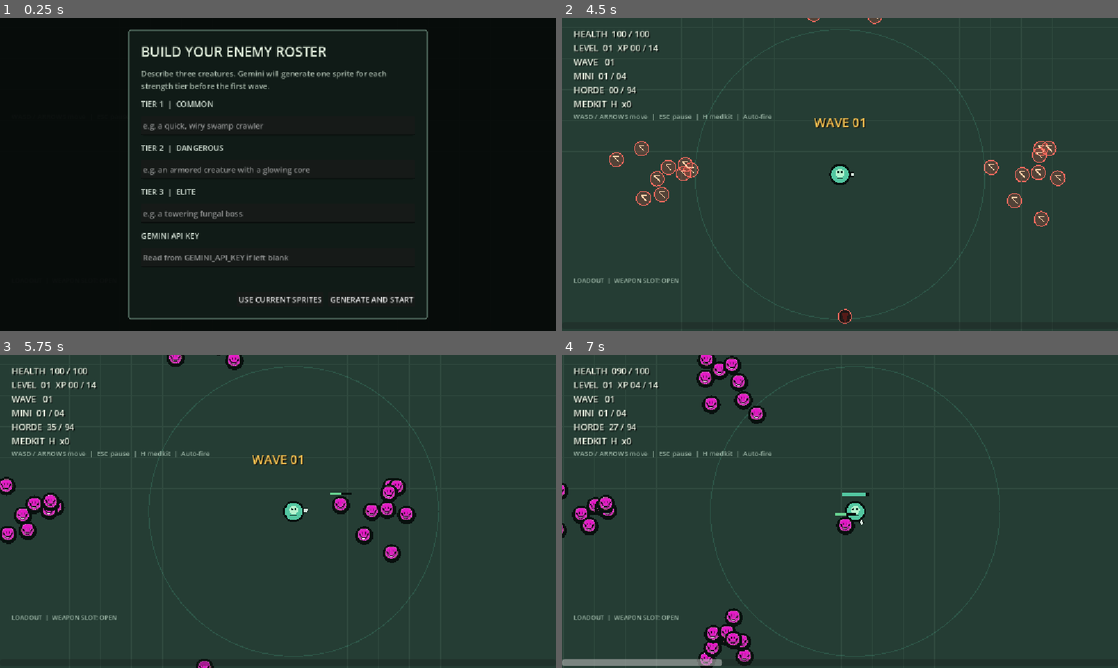
Above: before the commit, frames 1-4 (two rows, left to right).
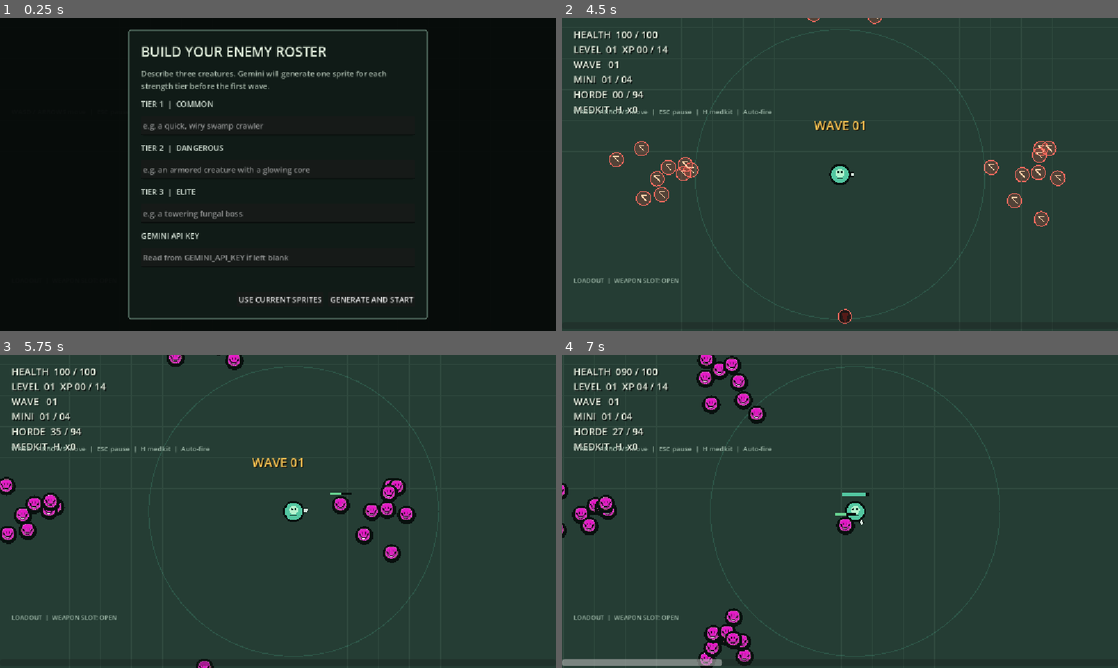
Above: after the commit, the same moments.

Repository: aaaaronn/Tiger-Games
Game: Godot game, scene res://Scenes/main_scene.tscn
Same seed, same stepped clock (60 frames per second), same inputs: the game is played once before the commit and once after it.
Inputs (mouse positions are in pixels of both pictures, inside the frame that each line leads up to):
- Up to frame 1 (0.25 s): no input
- Up to frame 2 (4.5 s): click (840, 124) at 0.52 s; type "12" at 0.6 s; click (840, 168) at 0.75 s; type "12" at 0.83 s; click (840, 212) at 0.98 s; type "12" at 1.07 s; click (840, 259) at 1.27 s; type "12" at 1.35 s; click "GENERATE AND START" at 2 s; click "GENERATE AND START" at 2.75 s; click "GENERATE AND START" at 3.5 s; click "USE CURRENT SPRITES" at 4.25 s
- Up to frame 3 (5.75 s): tap Enter at 5 s; move the mouse to (400, 495) at 5.02 s; hold D (move_right) from 5.03 s (still down); tap H (use_medkit) at 5.1 s; click (400, 495) at 5.17 s
- Up to frame 4 (7 s): release D (move_right) at 5.75 s; drag from (728, 527) to (856, 511) at 5.77 s; move the mouse to (895, 442) at 6.52 s; hold D (move_right) from 6.53 s (still down); tap H (use_medkit) at 6.6 s

The runs differ from the first frame. In frame 2, 2.1% of the frame differs, in the area x 2-55%, y 4-36%; in frame 3, 2.1%; in frame 4, 1.9%.

Commit message:
defrgtfhj

Diff:
--- a/Scenes/main_scene.tscn
+++ b/Scenes/main_scene.tscn
@@ -24,10 +24,10 @@
 [node name="CollisionShape2D" type="CollisionShape2D" parent="Player" unique_id=1092325068]
 shape = SubResource("PlayerShape")
 
-[node name="TargetingArea" type="Area2D" parent="Player" unique_id=890342147]
+[node name="TargetingArea" type="Area2D" parent="Player" unique_id=778669870]
 collision_layer = 0
 
-[node name="CollisionShape2D" type="CollisionShape2D" parent="Player/TargetingArea" unique_id=337229395]
+[node name="CollisionShape2D" type="CollisionShape2D" parent="Player/TargetingArea" unique_id=258784033]
 shape = SubResource("TargetingShape")
 
 [node name="Camera2D" type="Camera2D" parent="Player" unique_id=1595630863]
@@ -36,7 +36,7 @@
 
 [node name="Interface" type="CanvasLayer" parent="." unique_id=291762001]
 
-[node name="SpawnIndicators" type="Control" parent="Interface" unique_id=1398576007]
+[node name="SpawnIndicators" type="Control" parent="Interface" unique_id=1605664302]
 layout_mode = 3
 anchors_preset = 15
 anchor_right = 1.0
@@ -49,23 +49,18 @@
 [node name="Stats" type="Label" parent="Interface" unique_id=202403630]
 offset_left = 24.0
 offset_top = 20.0
-offset_right = 380.0
-offset_bottom = 174.0
 theme_override_colors/font_color = Color(0.93, 0.96, 0.9, 1)
 theme_override_colors/font_shadow_color = Color(0.04, 0.07, 0.06, 0.8)
 theme_override_constants/shadow_offset_x = 2
 theme_override_constants/shadow_offset_y = 2
-theme_override_font_sizes/font_size = 18
+theme_override_font_sizes/font_size = 20
 
 [node name="Hint" type="Label" parent="Interface" unique_id=675743053]
 offset_left = 24.0
-offset_top = 194.0
-offset_right = 440.0
-offset_bottom = 234.0
+offset_top = 184.0
 theme_override_colors/font_color = Color(0.62, 0.72, 0.66, 1)
 theme_override_font_sizes/font_size = 14
 text = "WASD / ARROWS move  |  ESC pause  |  H medkit  |  Auto-fire"
-autowrap_mode = 3
 
 [node name="WaveBanner" type="Label" parent="Interface" unique_id=1137477351]
 anchors_preset = 8
@@ -73,10 +68,10 @@
 anchor_top = 0.5
 anchor_right = 0.5
 anchor_bottom = 0.5
-offset_left = -300.0
-offset_top = -126.0
-offset_right = 300.0
-offset_bottom = -78.0
+offset_left = -160.0
+offset_top = -120.0
+offset_right = 160.0
+offset_bottom = -80.0
 theme_override_colors/font_color = Color(0.98, 0.77, 0.32, 1)
 theme_override_colors/font_shadow_color = Color(0.08, 0.06, 0.03, 0.9)
 theme_override_constants/shadow_offset_x = 2
@@ -84,7 +79,7 @@
 theme_override_font_sizes/font_size = 26
 horizontal_alignment = 1
 
-[node name="OwnedItems" type="GridContainer" parent="Interface" unique_id=844591662]
+[node name="OwnedItems" type="GridContainer" parent="Interface" unique_id=2001270950]
 anchors_preset = 2
 anchor_top = 1.0
 anchor_bottom = 1.0
@@ -96,7 +91,7 @@
 theme_override_constants/v_separation = 6
 columns = 6
 
-[node name="OwnedLabel" type="Label" parent="Interface" unique_id=1463485159]
+[node name="OwnedLabel" type="Label" parent="Interface" unique_id=2115490409]
 anchors_preset = 2
 anchor_top = 1.0
 anchor_bottom = 1.0
@@ -108,7 +103,7 @@
 theme_override_font_sizes/font_size = 13
 text = "LOADOUT  |  WEAPON SLOT: OPEN"
 
-[node name="XpBar" type="ProgressBar" parent="Interface" unique_id=163418043]
+[node name="XpBar" type="ProgressBar" parent="Interface" unique_id=1617823734]
 anchors_preset = 12
 anchor_top = 1.0
 anchor_right = 1.0
@@ -133,7 +128,7 @@
 theme_override_font_sizes/font_size = 30
 text = "CLICK TO RESTART"
 
-[node name="ShopPanel" type="Panel" parent="Interface" unique_id=1608448935]
+[node name="ShopPanel" type="Panel" parent="Interface" unique_id=1877450244]
 anchors_preset = 8
 anchor_left = 0.5
 anchor_top = 0.5
@@ -144,7 +139,7 @@
 offset_right = 540.0
 offset_bottom = 220.0
 
-[node name="ShopTitle" type="Label" parent="Interface/ShopPanel" unique_id=331261244]
+[node name="ShopTitle" type="Label" parent="Interface/ShopPanel" unique_id=1483609986]
 layout_mode = 0
 offset_left = 30.0
 offset_top = 24.0
@@ -154,7 +149,7 @@
 text = "BATTLE BREAK  |  CHOOSE YOUR BUILD"
 horizontal_alignment = 1
 
-[node name="ShopStatus" type="Label" parent="Interface/ShopPanel" unique_id=1279900753]
+[node name="ShopStatus" type="Label" parent="Interface/ShopPanel" unique_id=2002140836]
 layout_mode = 0
 offset_left = 30.0
 offset_top = 68.0
@@ -165,7 +160,7 @@
 text = "Choose one card. Purchased cards lock until the next battle."
 horizontal_alignment = 1
 
-[node name="DamageButton" type="Button" parent="Interface/ShopPanel" unique_id=1632297974]
+[node name="DamageButton" type="Button" parent="Interface/ShopPanel" unique_id=1166045924]
 layout_mode = 0
 offset_left = 35.0
 offset_top = 110.0
@@ -173,7 +168,7 @@
 offset_bottom = 300.0
 theme_override_font_sizes/font_size = 16
 
-[node name="CardIcon" type="Control" parent="Interface/ShopPanel/DamageButton" unique_id=1426308105]
+[node name="CardIcon" type="Control" parent="Interface/ShopPanel/DamageButton" unique_id=232729297]
 anchors_preset = 0
 offset_left = 18.0
 offset_top = 64.0
@@ -183,29 +178,26 @@
 script = ExtResource("3_card_icon")
 item_kind = "damage"
 
-[node name="CardText" type="Label" parent="Interface/ShopPanel/DamageButton" unique_id=1339714227]
+[node name="CardText" type="Label" parent="Interface/ShopPanel/DamageButton" unique_id=2087277918]
 layout_mode = 0
 offset_left = 98.0
 offset_top = 18.0
 offset_right = 300.0
-offset_bottom = 122.0
+offset_bottom = 172.0
 theme_override_colors/font_color = Color(0.93, 0.96, 0.9, 1)
-theme_override_font_sizes/font_size = 14
+theme_override_font_sizes/font_size = 15
 vertical_alignment = 1
-autowrap_mode = 3
-
-[node name="CardCost" type="Label" parent="Interface/ShopPanel/DamageButton" unique_id=475790734]
-layout_mode = 0
-offset_left = 98.0
-offset_top = 134.0
-offset_right = 300.0
-offset_bottom = 176.0
+
+[node name="CardCost" type="Label" parent="Interface/ShopPanel/DamageButton" unique_id=985805504]
+layout_mode = 0
+offset_left = 98.0
+offset_top = 128.0
+offset_right = 300.0
+offset_bottom = 170.0
 theme_override_colors/font_color = Color(0.98, 0.77, 0.32, 1)
-theme_override_font_sizes/font_size = 16
-horizontal_alignment = 1
-vertical_alignment = 1
-
-[node name="FireRateButton" type="Button" parent="Interface/ShopPanel" unique_id=324017939]
+theme_override_font_sizes/font_size = 22
+
+[node name="FireRateButton" type="Button" parent="Interface/ShopPanel" unique_id=961252271]
 layout_mode = 0
 offset_left = 370.0
 offset_top = 110.0
@@ -213,7 +205,7 @@
 offset_bottom = 300.0
 theme_override_font_sizes/font_size = 16
 
-[node name="CardIcon" type="Control" parent="Interface/ShopPanel/FireRateButton" unique_id=227501130]
+[node name="CardIcon" type="Control" parent="Interface/ShopPanel/FireRateButton" unique_id=1903596040]
 anchors_preset = 0
 offset_left = 18.0
 offset_top = 64.0
@@ -223,29 +215,26 @@
 script = ExtResource("3_card_icon")
 item_kind = "rapid"
 
-[node name="CardText" type="Label" parent="Interface/ShopPanel/FireRateButton" unique_id=1649032322]
+[node name="CardText" type="Label" parent="Interface/ShopPanel/FireRateButton" unique_id=287793046]
 layout_mode = 0
 offset_left = 98.0
 offset_top = 18.0
 offset_right = 300.0
-offset_bottom = 122.0
+offset_bottom = 172.0
 theme_override_colors/font_color = Color(0.93, 0.96, 0.9, 1)
-theme_override_font_sizes/font_size = 14
+theme_override_font_sizes/font_size = 15
 vertical_alignment = 1
-autowrap_mode = 3
-
-[node name="CardCost" type="Label" parent="Interface/ShopPanel/FireRateButton" unique_id=834489682]
-layout_mode = 0
-offset_left = 98.0
-offset_top = 134.0
-offset_right = 300.0
-offset_bottom = 176.0
+
+[node name="CardCost" type="Label" parent="Interface/ShopPanel/FireRateButton" unique_id=762171288]
+layout_mode = 0
+offset_left = 98.0
+offset_top = 128.0
+offset_right = 300.0
+offset_bottom = 170.0
 theme_override_colors/font_color = Color(0.98, 0.77, 0.32, 1)
-theme_override_font_sizes/font_size = 16
-horizontal_alignment = 1
-vertical_alignment = 1
-
-[node name="SpeedButton" type="Button" parent="Interface/ShopPanel" unique_id=165963389]
+theme_override_font_sizes/font_size = 22
+
+[node name="SpeedButton" type="Button" parent="Interface/ShopPanel" unique_id=1289106238]
 layout_mode = 0
 offset_left = 705.0
 offset_top = 110.0
@@ -253,7 +242,7 @@
 offset_bottom = 300.0
 theme_override_font_sizes/font_size = 16
 
-[node name="CardIcon" type="Control" parent="Interface/ShopPanel/SpeedButton" unique_id=1160058263]
+[node name="CardIcon" type="Control" parent="Interface/ShopPanel/SpeedButton" unique_id=1936755499]
 anchors_preset = 0
 offset_left = 18.0
 offset_top = 64.0
@@ -263,29 +252,26 @@
 script = ExtResource("3_card_icon")
 item_kind = "speed"
 
-[node name="CardText" type="Label" parent="Interface/ShopPanel/SpeedButton" unique_id=1793524082]
+[node name="CardText" type="Label" parent="Interface/ShopPanel/SpeedButton" unique_id=441063627]
 layout_mode = 0
 offset_left = 98.0
 offset_top = 18.0
 offset_right = 300.0
-offset_bottom = 122.0
+offset_bottom = 172.0
 theme_override_colors/font_color = Color(0.93, 0.96, 0.9, 1)
-theme_override_font_sizes/font_size = 14
+theme_override_font_sizes/font_size = 15
 vertical_alignment = 1
-autowrap_mode = 3
-
-[node name="CardCost" type="Label" parent="Interface/ShopPanel/SpeedButton" unique_id=1621068988]
-layout_mode = 0
-offset_left = 98.0
-offset_top = 134.0
-offset_right = 300.0
-offset_bottom = 176.0
+
+[node name="CardCost" type="Label" parent="Interface/ShopPanel/SpeedButton" unique_id=1061215185]
+layout_mode = 0
+offset_left = 98.0
+offset_top = 128.0
+offset_right = 300.0
+offset_bottom = 170.0
 theme_override_colors/font_color = Color(0.98, 0.77, 0.32, 1)
-theme_override_font_sizes/font_size = 16
-horizontal_alignment = 1
-vertical_alignment = 1
-
-[node name="PauseOverlay" type="Control" parent="Interface" unique_id=1974687425]
+theme_override_font_sizes/font_size = 22
+
+[node name="PauseOverlay" type="Control" parent="Interface" unique_id=1177005235]
 process_mode = 3
 visible = false
 layout_mode = 3
@@ -296,7 +282,7 @@
 grow_vertical = 2
 script = ExtResource("5_pause_menu")
 
-[node name="Dimmer" type="ColorRect" parent="Interface/PauseOverlay" unique_id=953257628]
+[node name="Dimmer" type="ColorRect" parent="Interface/PauseOverlay" unique_id=2140147281]
 layout_mode = 0
 anchor_right = 1.0
 anchor_bottom = 1.0
@@ -305,7 +291,7 @@
 mouse_filter = 2
 color = Color(0.02, 0.04, 0.04, 0.72)
 
-[node name="Panel" type="Panel" parent="Interface/PauseOverlay" unique_id=1022863885]
+[node name="Panel" type="Panel" parent="Interface/PauseOverlay" unique_id=1174212712]
 layout_mode = 0
 anchor_left = 0.5
 anchor_top = 0.5
@@ -316,7 +302,7 @@
 offset_right = 190.0
 offset_bottom = 110.0
 
-[node name="Title" type="Label" parent="Interface/PauseOverlay/Panel" unique_id=1291767489]
+[node name="Title" type="Label" parent="Interface/PauseOverlay/Panel" unique_id=405118070]
 layout_mode = 0
 offset_left = 30.0
 offset_top = 26.0
@@ -327,7 +313,7 @@
 horizontal_alignment = 1
 vertical_alignment = 1
 
-[node name="Hint" type="Label" parent="Interface/PauseOverlay/Panel" unique_id=538510391]
+[node name="Hint" type="Label" parent="Interface/PauseOverlay/Panel" unique_id=1842946375]
 layout_mode = 0
 offset_left = 30.0
 offset_top = 78.0
@@ -337,7 +323,7 @@
 text = "Press ESC or select Resume"
 horizontal_alignment = 1
 
-[node name="ResumeButton" type="Button" parent="Interface/PauseOverlay/Panel" unique_id=1116935797]
+[node name="ResumeButton" type="Button" parent="Interface/PauseOverlay/Panel" unique_id=374720396]
 layout_mode = 0
 offset_left = 100.0
 offset_top = 132.0
@@ -346,7 +332,7 @@
 theme_override_font_sizes/font_size = 20
 text = "RESUME"
 
-[node name="EnemySetup" type="Control" parent="Interface" unique_id=146280987]
+[node name="EnemySetup" type="Control" parent="Interface" unique_id=1177166128]
 layout_mode = 3
 anchors_preset = 15
 anchor_right = 1.0
@@ -355,9 +341,10 @@
 grow_vertical = 2
 script = ExtResource("6_enemy_setup")
 
-[node name="GeminiSpriteGenerator" type="Node" parent="." unique_id=807778383]
+[node name="GeminiSpriteGenerator" type="Node" parent="." unique_id=1480645014]
 script = ExtResource("7_sprite_generator")
 
-[node name="AudioStreamPlayer" type="AudioStreamPlayer" parent="." unique_id=770405172]
+[node name="AudioStreamPlayer" type="AudioStreamPlayer" parent="." unique_id=110844377]
 stream = ExtResource("8_huasi")
 autoplay = true
+parameters/looping = true
--- a/Scripts/enemy_projectile.gd
+++ b/Scripts/enemy_projectile.gd
@@ -2,9 +2,9 @@
 
 var direction := Vector2.RIGHT
 var speed := 155.0
-var max_speed := 430.0
+var max_speed := 410.0
 var acceleration_radius := 360.0
-var damage := 10
+var damage := 6
 var lifetime := 4.0
 
 func _ready() -> void:
--- a/Scripts/game.gd
+++ b/Scripts/game.gd
@@ -438,7 +438,7 @@
 	var pickup := XpPickup.new()
 	pickup.position = drop_position
 	pickup.value = value
-	pickup.is_medkit = randf() < 0.005
+	pickup.is_medkit = randf() < 0.0065
 	pickup.target = player
 	add_child(pickup)
 
Not shown, changed: Assets/[KARAOKE] It's me, It's Verity - Horror Skunx (official song).mp3.import
